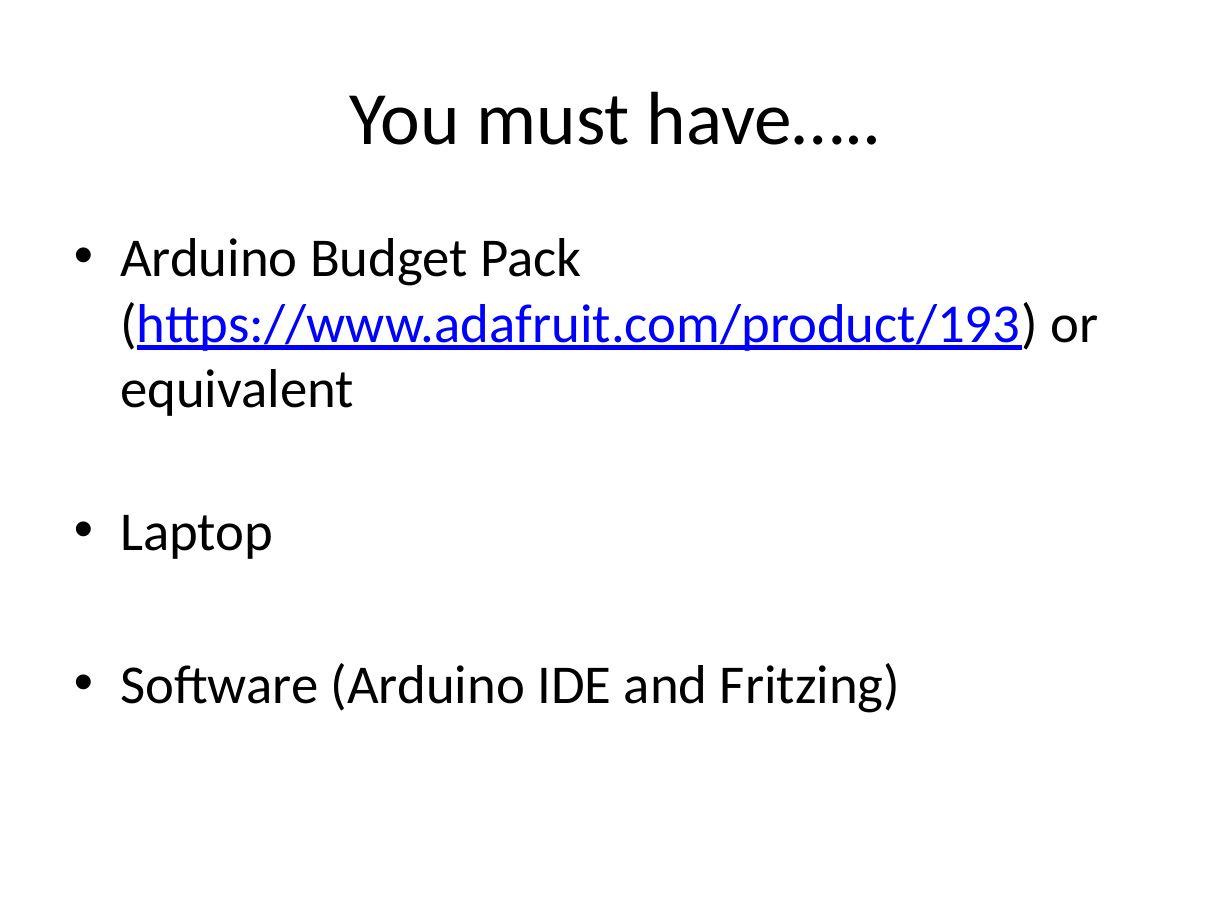
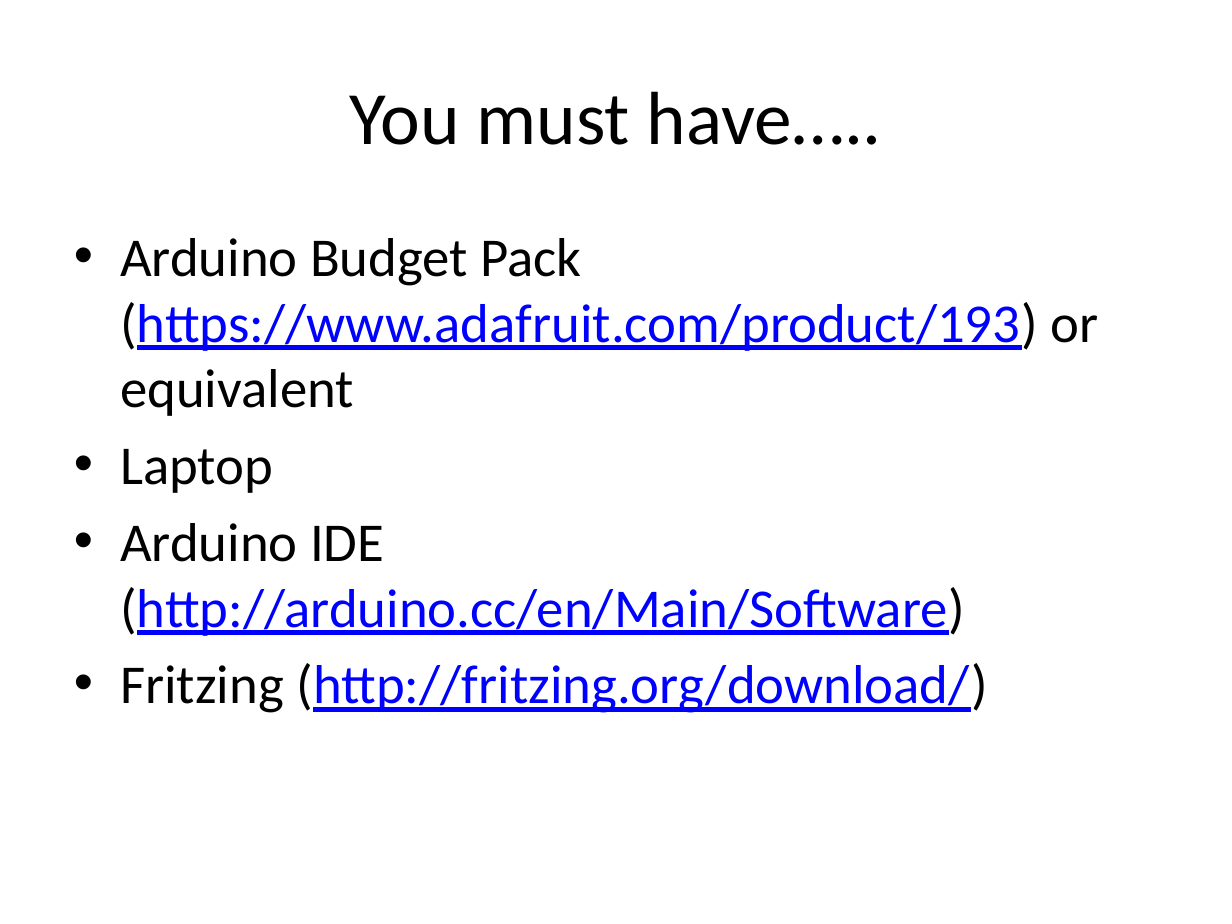
Before and after one commit to andaluri/ArduinoWorkshop1, a slide deck: slide 11 of ArduinoWorkshop1.pptx (slide 7 before the commit). Drawn at 1232x924 pixels with LibreOffice and Linux fonts; fonts in the diff are those of the drawing. Boxes give left, top, right and bottom in pixels: in the first picture for what was removed or moved away, otherwise in the second. Text is boxed around its words. In the diff, an @@ line names an element or a change of style, - is before the commit and + after.

Commit message:
Tweaks to presentation

```diff
--- a/ArduinoWorkshop1.pptx
+++ b/ArduinoWorkshop1.pptx
@@ text at box(120, 523, 987, 713): text changed; text colour #000000 to #0000FF @@
-• Software (Arduino IDE and Fritzing)
+• Arduino IDE (http://arduino.cc/en/Main/Software)
+• Fritzing (http://fritzing.org/download/)
```
Also in this commit, not shown: 4 slides added.
